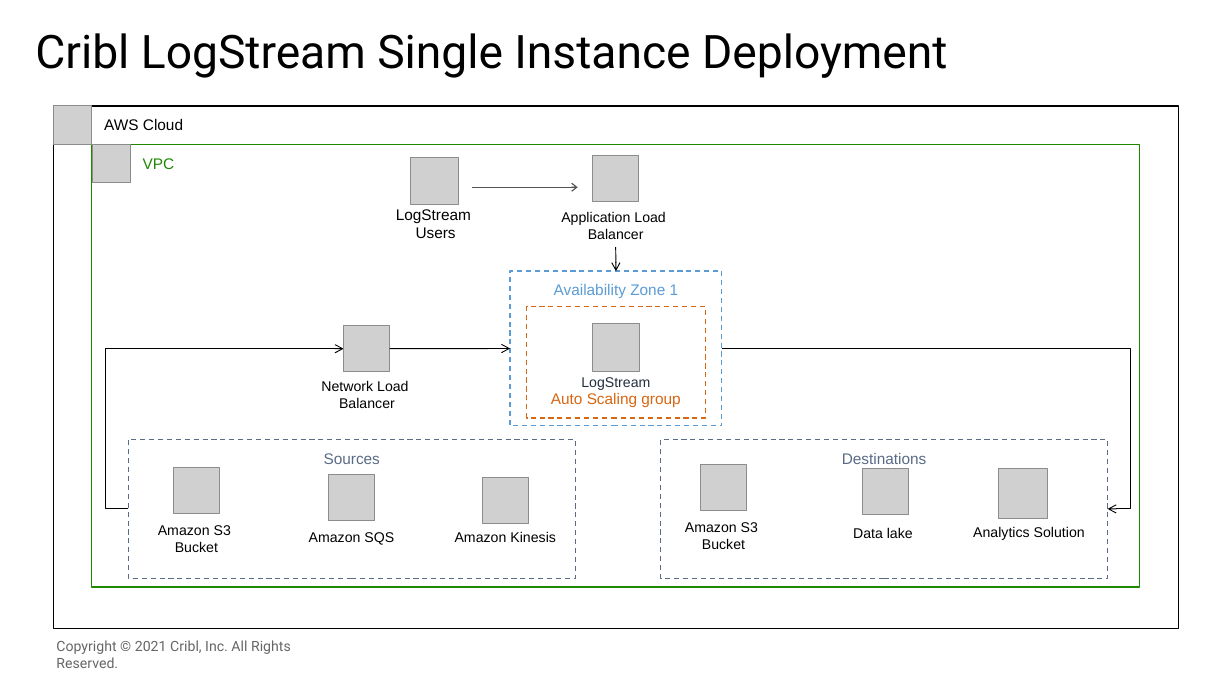
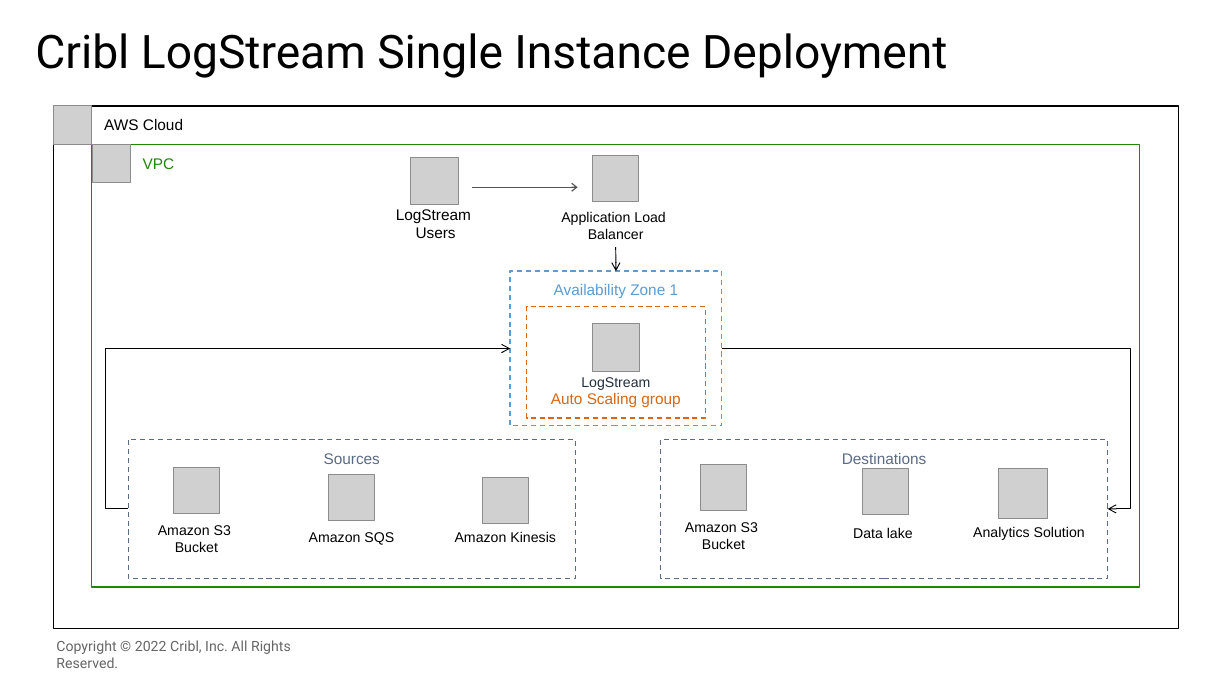
Before and after one commit to aws-quickstart/quickstart-cribl-logstream, a slide deck: slide 4 of docs/images/Cribl_AWS.pptx. Drawn at 1232x693 pixels with LibreOffice and Linux fonts; fonts in the diff are those of the drawing; grey boxes stand for pictures; background and template pictures are left out. Boxes give left, top, right and bottom in pixels: in the first picture for what was removed or moved away, otherwise in the second. Text is boxed around its words. In the diff, an @@ line names an element or a change of style, - is before the commit and + after.

```diff
--- a/docs/images/Cribl_AWS.pptx
+++ b/docs/images/Cribl_AWS.pptx
@@ picture removed at [344,325,390,372] @@
@@ elbow arrow moved from (128, 509) - (344, 348) to (128, 509) - (510, 348) @@
@@ arrow removed from (390, 348) to (510, 348) @@
@@ text removed at [321,380,408,408] @@
-Network Load
-Balancer
@@ text at [56,640,291,668]: text changed @@
-Copyright © 2021 Cribl, Inc. All Rights Reserved.
+Copyright © 2022 Cribl, Inc. All Rights Reserved.
```
Also in this commit, not shown: 3 other slides changed, 1 slide added, 1 slide removed, 17 other files.
